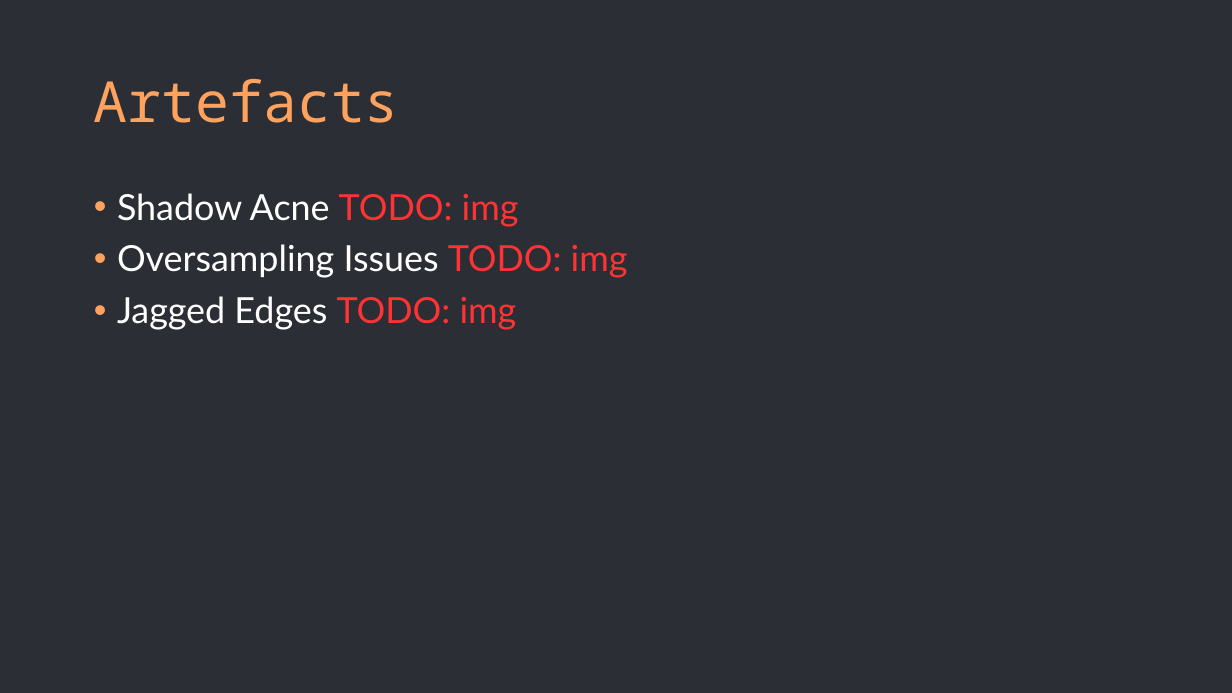
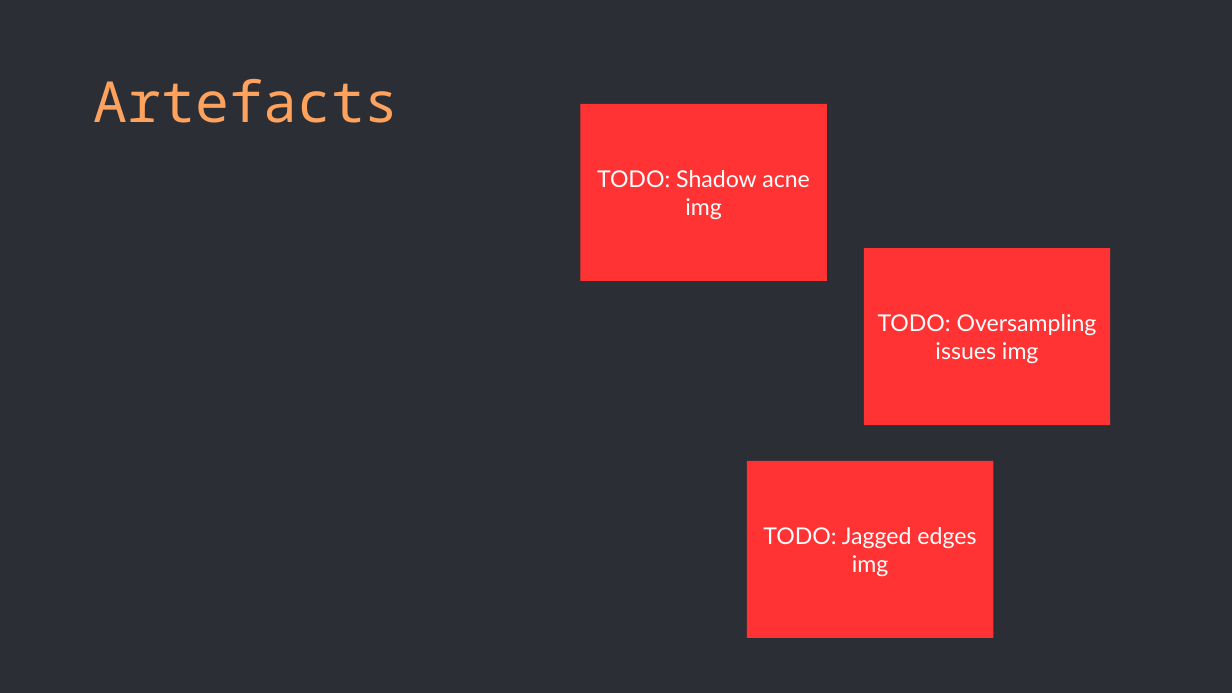
Before and after one commit to Alba-NR/ShadowMapping_TechTalk, a slide deck: slide 19 of slides/slides.pptx (slide 17 before the commit). Drawn at 1232x693 pixels with LibreOffice and Linux fonts; fonts in the diff are those of the drawing; grey boxes stand for pictures. Boxes give left, top, right and bottom in pixels: in the first picture for what was removed or moved away, otherwise in the second. Text is boxed around its words. In the diff, an @@ line names an element or a change of style, - is before the commit and + after.

Commit message:
Slides: finalised initial version of text (imgs left)
Finished the initial version of the text on all the slides. i.e. wrote all the slides, adding some demo imgs to replace the placeholder ones is all that's left :)

```diff
--- a/slides/slides.pptx
+++ b/slides/slides.pptx
@@ rectangle added at <box>580,104,827,281</box>, fill #FF3333, 18 pt, text #FFFFFF @@
+TODO: Shadow acne img
@@ text removed at <box>117,193,628,330</box> @@
-• Shadow Acne TODO: img
-• Oversampling Issues TODO: img
-• Jagged Edges TODO: img
@@ rectangle added at <box>864,248,1111,425</box>, fill #FF3333, 18 pt, text #FFFFFF @@
+TODO: Oversampling issues img
@@ rectangle added at <box>747,461,994,639</box>, fill #FF3333, 18 pt, text #FFFFFF @@
+TODO: Jagged edges img
```
Also in this commit, not shown: 2 other slides changed, 2 slides added.
